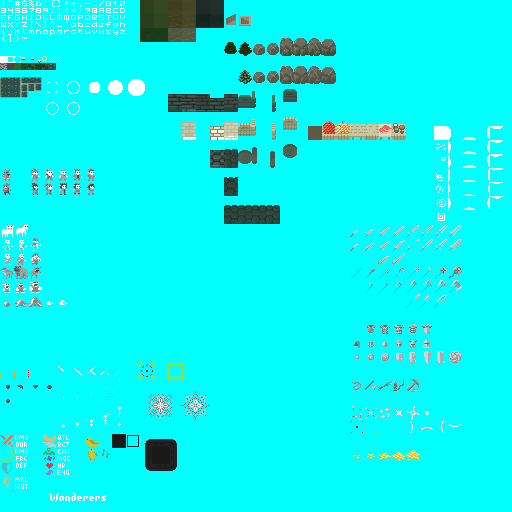
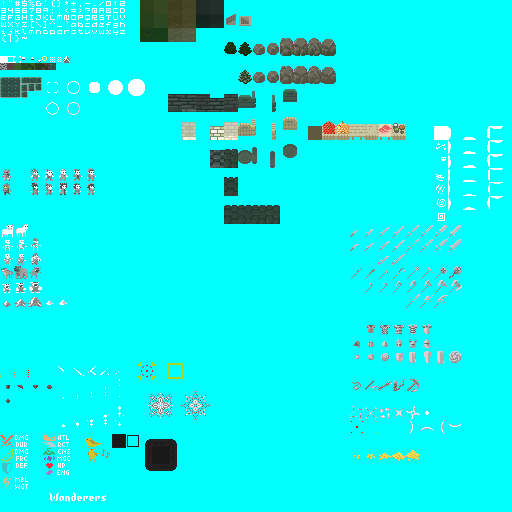
Layered file, before and after one edit (512x512). Changes by layer:
painted on "Main" over 63, 56, 70, 63
